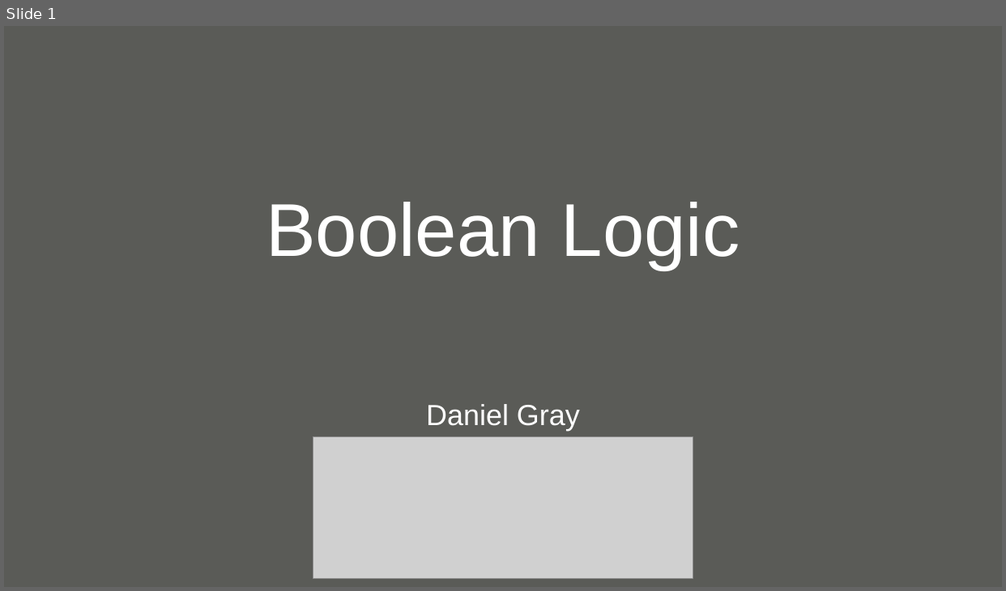
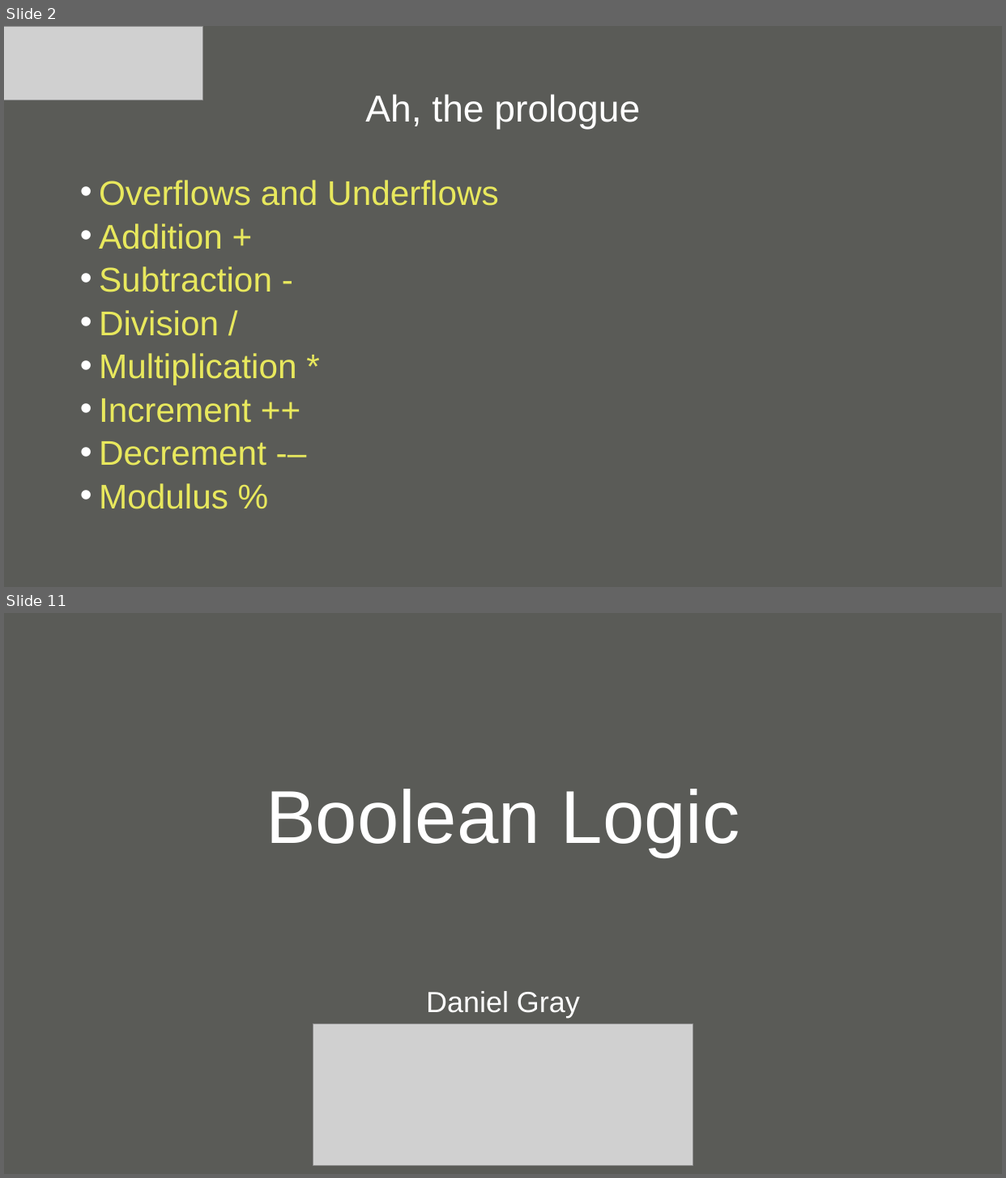
Before and after one commit to null-loop/net-training, a slide deck: CSharpAndDotNet-Part3.odp. Shown one above the other, each under a label of ours: slide 1 before the commit, slides 2 and 11 after it; the slides between them are not shown. The pictures are 1006x591 and 1006x1178 pixels, drawn with LibreOffice and Linux fonts; fonts in the diff are those of the drawing; grey boxes stand for pictures; background and template pictures are left out. Boxes give left, top, right and bottom in pixels: in the first picture for what was removed or moved away, otherwise in the second. Text is boxed around its words. In the diff, an @@ line names an element or a change of style, - is before the commit and + after.

```diff
--- a/CSharpAndDotNet-Part3.odp
+++ b/CSharpAndDotNet-Part3.odp
@@ slide 2 added at [4,26,1002,587], background #5A5B57 @@
@@ picture added at [4,26,203,100] @@
@@ title added at [365,94,640,130], 36 pt, text #FFFFFF @@
+Ah, the prologue
@@ text added at [99,180,499,510], 33 pt, text #E8E85D @@
+• Overflows and Underflows
+• Addition +
+• Subtraction -
+• Division /
+• Multiplication *
+• Increment ++
+• Decrement -–
+• Modulus %
@@ what was slide 1 is now slide 11 @@
```
Also in this commit, not shown: 9 other slides added, 7 other files.
